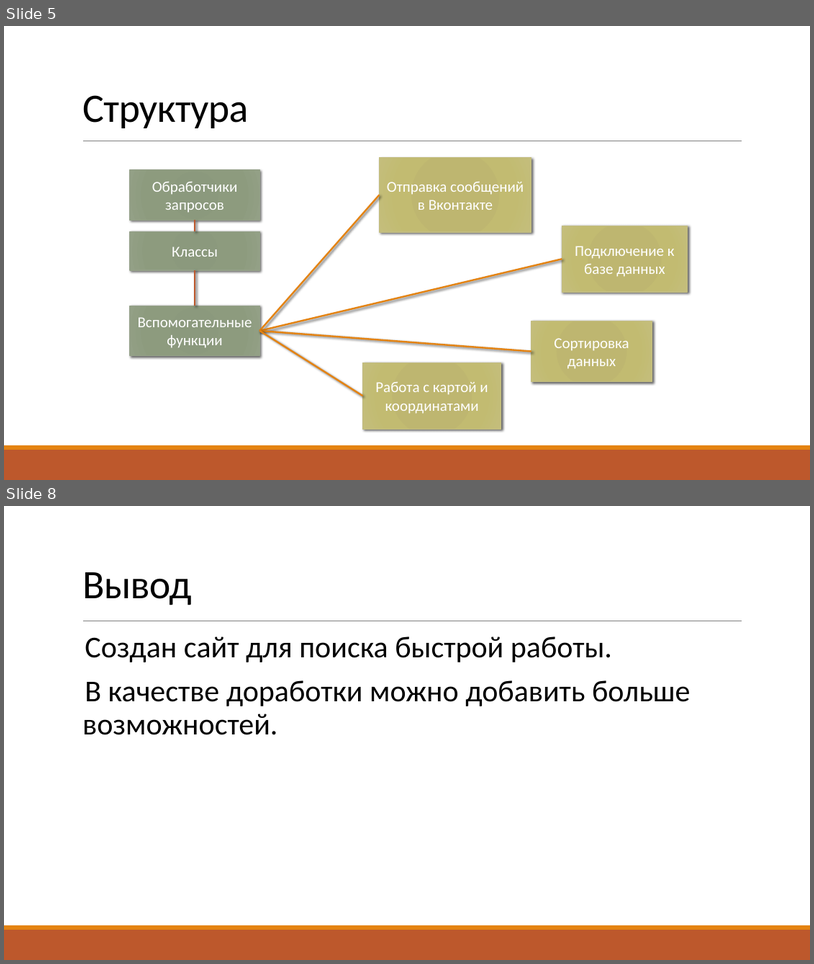
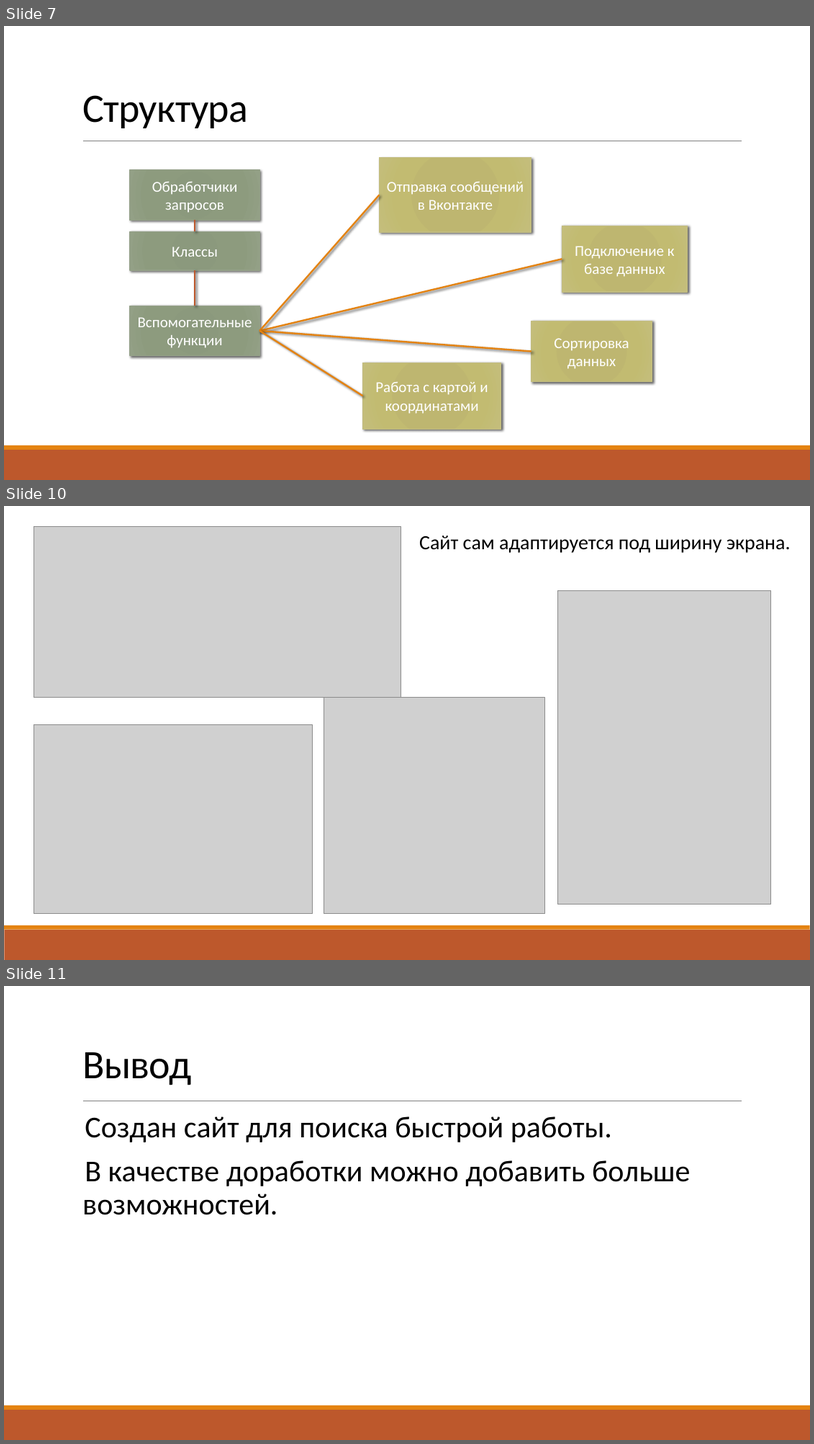
Before and after one commit to tsemkaloalena/web_project, a slide deck: Презентация.pptx. Shown one above the other, each under a label of ours: slides 5 and 8 before the commit, slides 7, 10 and 11 after it; the slides between them are not shown. The pictures are 814x964 and 814x1444 pixels, drawn with LibreOffice and Linux fonts; fonts in the diff are those of the drawing; grey boxes stand for pictures. Boxes give left, top, right and bottom in pixels: in the first picture for what was removed or moved away, otherwise in the second. Text is boxed around its words. In the diff, an @@ line names an element or a change of style, - is before the commit and + after.

```diff
--- a/Презентация.pptx
+++ b/Презентация.pptx
@@ slide 10 added at (x1=4, y1=506, x2=810, y2=960), background #FFFFFF; not listed: 2 template elements that a slide beside it also shows @@
@@ picture added at (x1=34, y1=527, x2=401, y2=698) @@
@@ text added at (x1=419, y1=536, x2=791, y2=553), 24 pt, text #000000 @@
+Сайт сам адаптируется под ширину экрана.
@@ picture added at (x1=558, y1=591, x2=772, y2=904) @@
@@ picture added at (x1=324, y1=697, x2=545, y2=913) @@
@@ picture added at (x1=34, y1=725, x2=313, y2=913) @@
@@ what was slide 5 is now slide 7 @@
@@ what was slide 8 is now slide 11 @@
```
Also in this commit, not shown: 1 slide changed, 2 other slides added, 3 other files.
